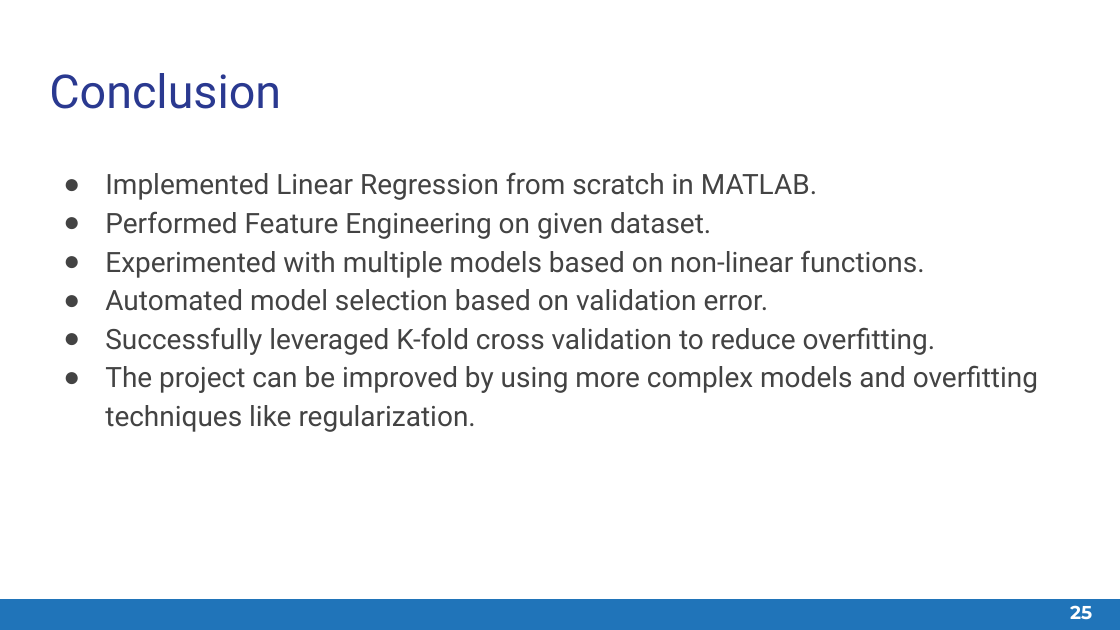
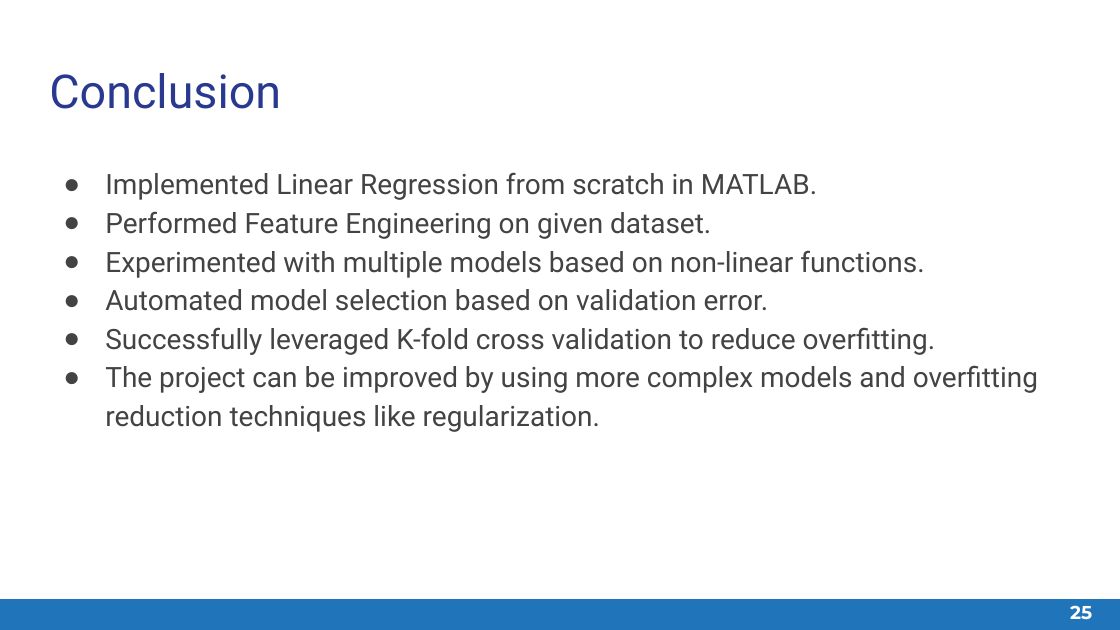
Before and after one commit to ayushkumarshah/Linear_Feature_Engineering_Matlab, a slide deck: slide 25 of documentation/Quantitative Foundations Project 1 - Slide Deck.pptx. Drawn at 1120x630 pixels with LibreOffice and Linux fonts; fonts in the diff are those of the drawing. Boxes give left, top, right and bottom in pixels: in the first picture for what was removed or moved away, otherwise in the second. Text is boxed around its words. In the diff, an @@ line names an element or a change of style, - is before the commit and + after.

Commit message:
Finalise the project

```diff
--- a/documentation/Quantitative Foundations Project 1 - Slide Deck.pptx
+++ b/documentation/Quantitative Foundations Project 1 - Slide Deck.pptx
@@ text at <box>105,365,1038,432</box>: text changed @@
-● The project can be improved by using more complex models and overfitting techniques like regularization.
+● The project can be improved by using more complex models and overfitting reduction techniques like regularization.
```
Also in this commit, not shown: 7 other slides changed, 2 other files.
